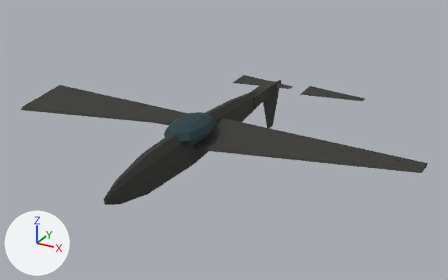
The glTF model game/assets/units/il2_Destroyed.glb, before and after one commit.
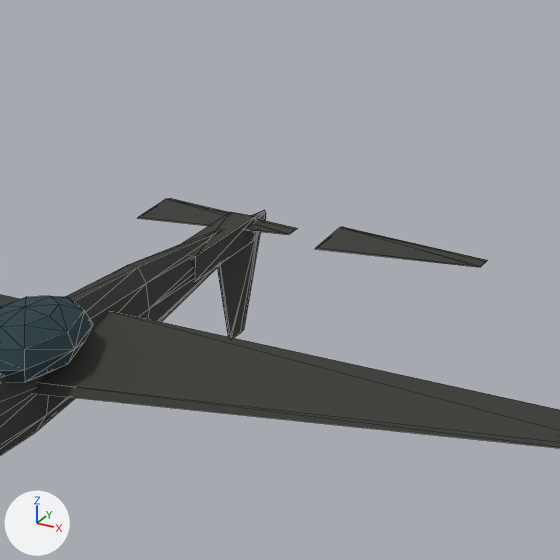
There are two pictures of each version: one whole from a camera (50 mm lens) standing at (9.74, -16.85, 9.58) and looking at (0.37, 0.19, 1.06), one close up on the part from 40% to 88% of the width and 0% to 76% of the height. The axes (+X, +Y, +Z) are drawn at lower left. The lights are the same throughout. The first two pictures are the older version. The close-ups show mesh edges as thin lines. Where no turn or scale is listed for an object, it has been applied to the vertices.

The scene before the commit, as lines of its bpy script (objects in view):
```python
me_elevator_l = bpy.data.meshes.new('Elevator_L')
me_elevator_l.from_pydata(...)  # 8 vertices, 12 faces; spans x 0.0..2.34, y -0.57..0.57, z 0.0..0.05
me_elevator_l.materials.append(mat_burned)  # dark grey #383835
me_elevator_r = bpy.data.meshes.new('Elevator_R')
me_elevator_r.from_pydata(...)  # 8 vertices, 12 faces; spans x 0.0..2.34, y -0.57..0.57, z 0.0..0.05
me_elevator_r.materials.append(mat_burned)  # dark grey #383835
me_rudder = bpy.data.meshes.new('Rudder')
me_rudder.from_pydata(...)  # 8 vertices, 12 faces; spans x 0.0..0.05, y -0.91..0.91, z -1.76..0.0
me_rudder.materials.append(mat_burned)  # dark grey #383835
me_tailboom = bpy.data.meshes.new('TailBoom')
me_tailboom.from_pydata(...)  # a box spanning x -0.21..0.21, y -1.03..1.03, z -0.19..0.19
me_tailboom.materials.append(mat_burned)  # dark grey #383835
ob_elevator_l = bpy.data.objects.new('Elevator_L', me_elevator_l)
ob_elevator_l.location = (-1.46, 4.79, 1.64)
ob_elevator_r = bpy.data.objects.new('Elevator_R', me_elevator_r)
ob_elevator_r.location = (1.46, 4.79, 1.64)
ob_rudder = bpy.data.objects.new('Rudder', me_rudder)
ob_rudder.location = (0.0, 4.79, 1.55)
ob_tailboom = bpy.data.objects.new('TailBoom', me_tailboom)
ob_tailboom.location = (0.0, 3.88, 1.55)
# also in view: 'Fuselage' at (0.0, 0.0, 1.47); 'Cockpit' at (0.0, -1.37, 1.97); 'Wing_R' at (3.5, -0.55, 1.64)
```
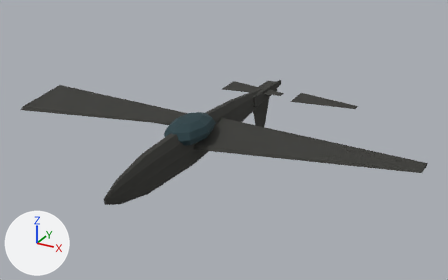
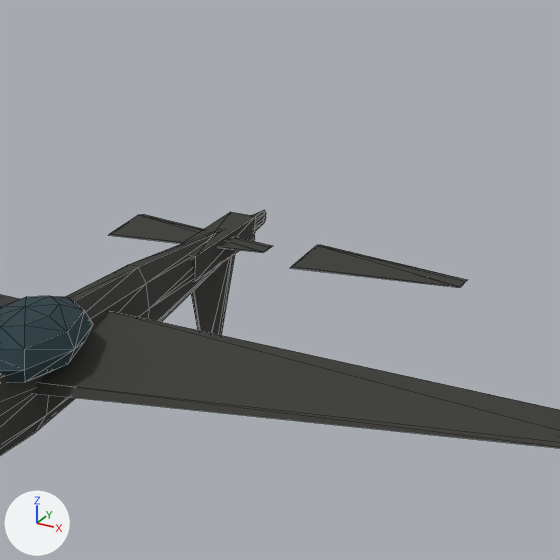
Boxes (x1, y1, x2, y2) around the edits, measured in the close-ups (560 x 560 px):
'Elevator_R', moved
    before: (315, 227, 487, 267)
    after: (291, 245, 467, 288)
'Rudder', moved
    before: (217, 215, 261, 338)
    after: (191, 254, 235, 335)
'Elevator_L', moved
    before: (138, 198, 297, 235)
    after: (108, 214, 272, 253)

The change, as a list of edits to the scene's bpy script:
```text
Change ob_elevator_l:
    ob_elevator_l.location: (-1.46, 4.79, 1.64) -> (-1.46, 3.88, 1.64)
Change ob_elevator_r:
    ob_elevator_r.location: (1.46, 4.79, 1.64) -> (1.46, 3.88, 1.64)
Change ob_rudder:
    ob_rudder.location: (0.0, 4.79, 1.55) -> (0.0, 3.88, 1.55)
```
